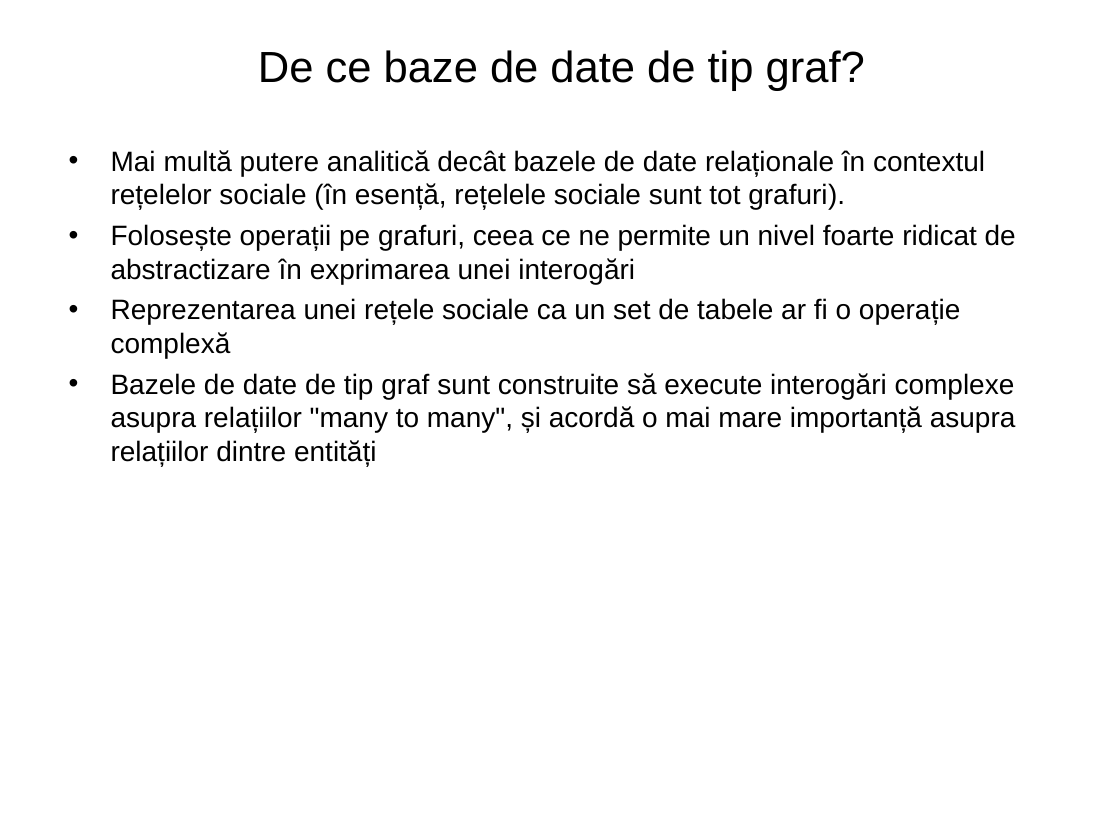
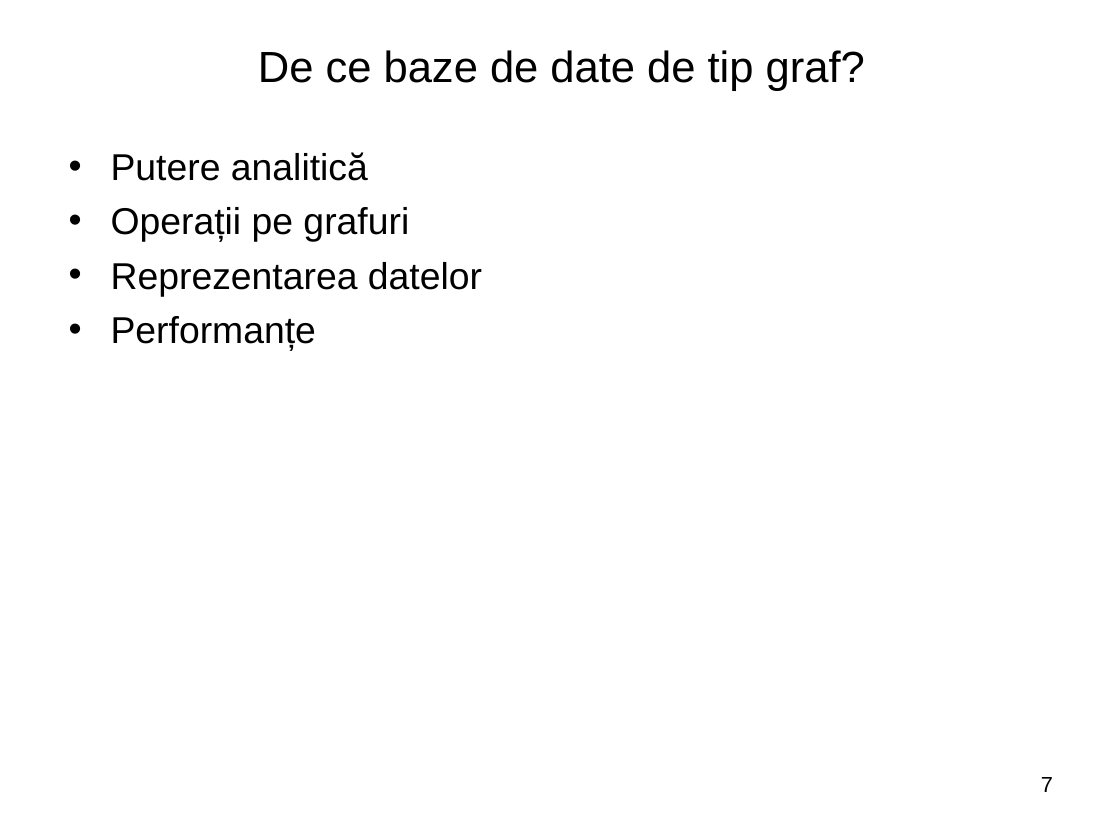
Before and after one commit to mariusolaru/Licenta, a slide deck: slide 7 of Licenta2018OlaruMariusGeorge/Prezentare.ppt (slide 12 before the commit). Drawn at 1120x840 pixels with LibreOffice and Linux fonts; fonts in the diff are those of the drawing; background and template pictures are left out. Boxes give left, top, right and bottom in pixels: in the first picture for what was removed or moved away, otherwise in the second. Text is boxed around its words. In the diff, an @@ line names an element or a change of style, - is before the commit and + after.

```diff
--- a/Licenta2018OlaruMariusGeorge/Prezentare.ppt
+++ b/Licenta2018OlaruMariusGeorge/Prezentare.ppt
@@ text at (111,152,482,350): text changed; size 18 to 24 pt @@
-• Mai multă putere analitică decât bazele de date relaționale în contextul rețelelor sociale (în esență, rețelele sociale sunt tot grafuri).
-• Folosește operații pe grafuri, ceea ce ne permite un nivel foarte ridicat de abstractizare în exprimarea unei interogări
-• Reprezentarea unei rețele sociale ca un set de tabele ar fi o operație complexă
-• Bazele de date de tip graf sunt construite să execute interogări complexe asupra relațiilor "many to many", și acordă o mai mare importanță asupra relațiilor dintre entități
+• Putere analitică
+• Operații pe grafuri
+• Reprezentarea datelor
+• Performanțe
@@ page number added at (1041,777,1053,792), 14 pt, text #000000 @@
+7
```
Also in this commit, not shown: 11 other slides changed, 3 slides added, 3 slides removed.
